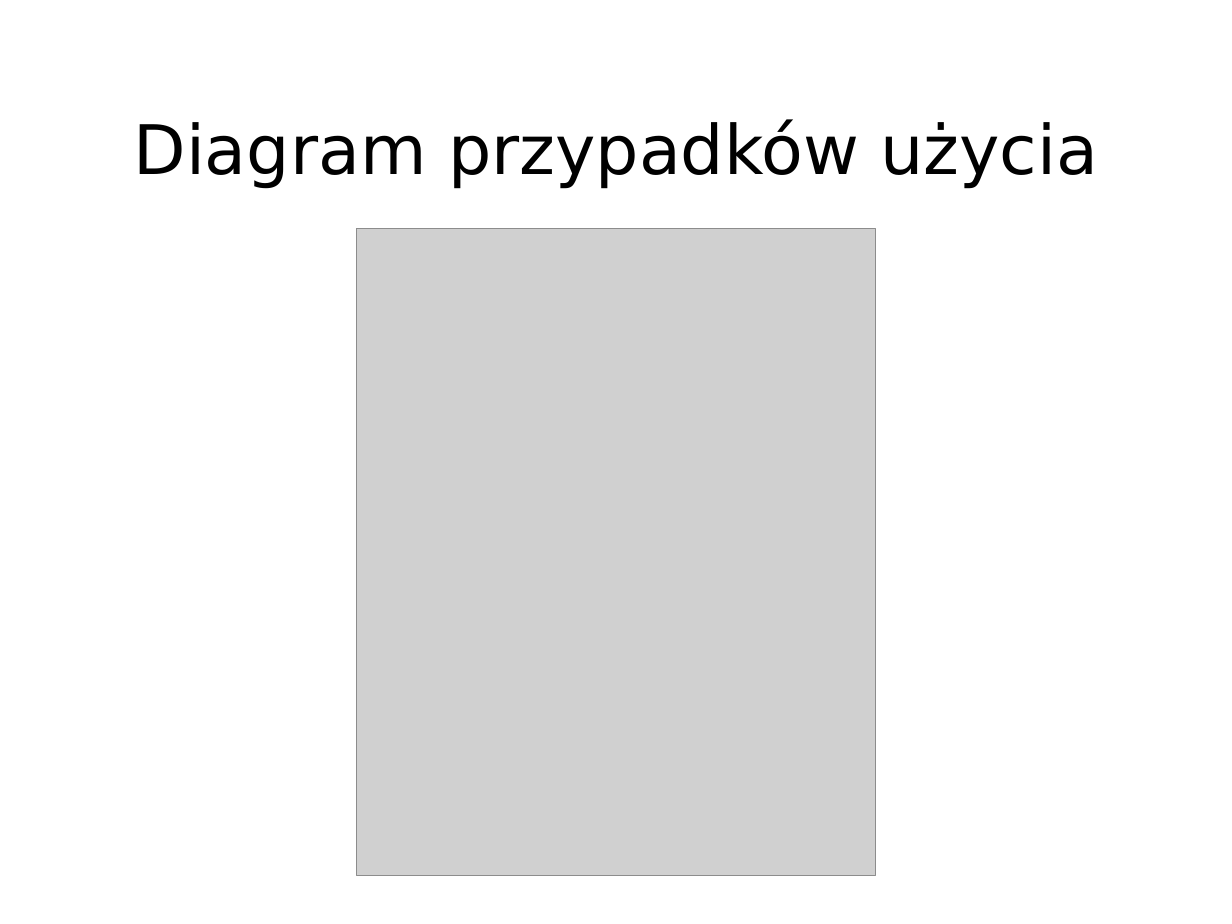
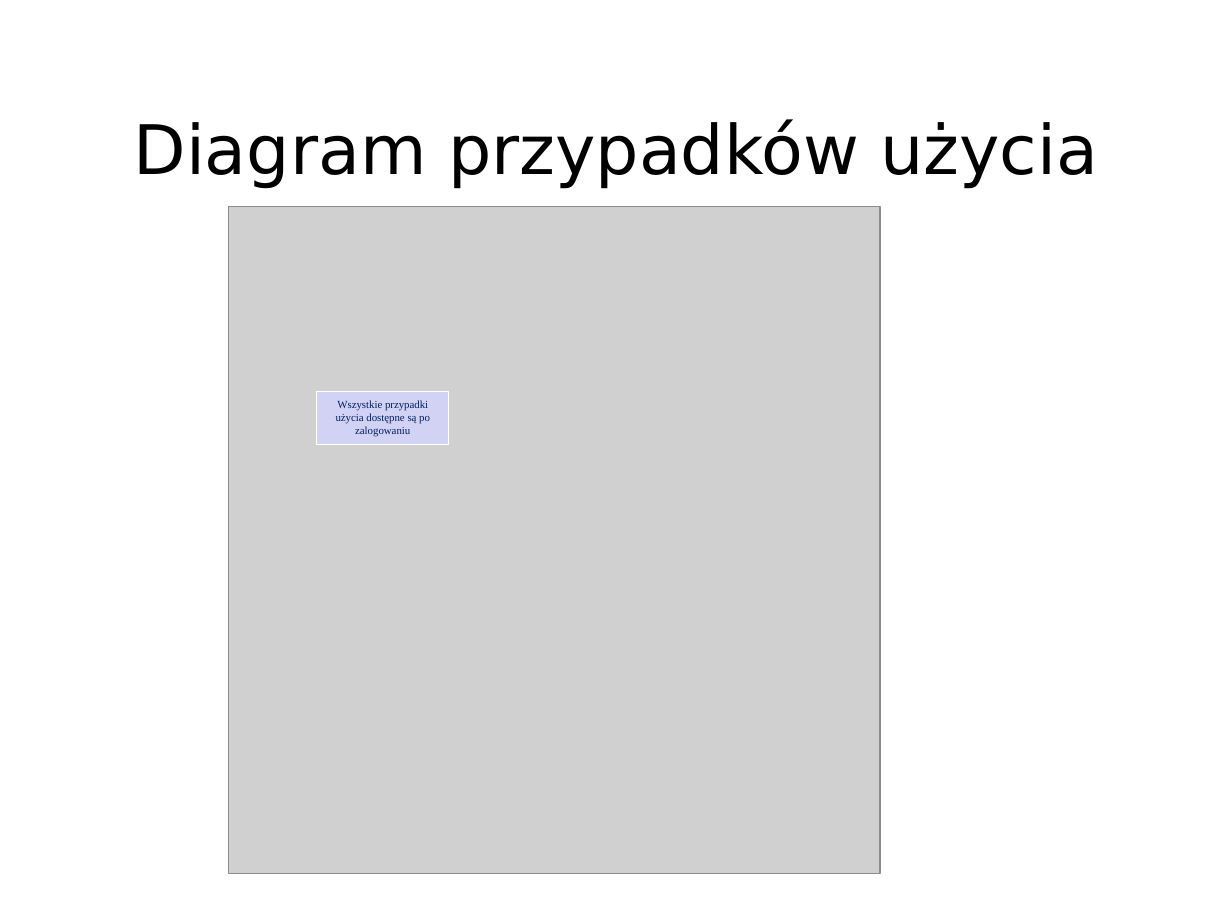
Before and after one commit to Informatyka-Stosowana-Chopy/Inzynieria-oprogramowania, a slide deck: slide 6 of front-end/front-end_prez.ppt (slide 7 before the commit). Drawn at 1232x924 pixels with LibreOffice and Linux fonts; fonts in the diff are those of the drawing; grey boxes stand for pictures. Boxes give left, top, right and bottom in pixels: in the first picture for what was removed or moved away, otherwise in the second. Text is boxed around its words. In the diff, an @@ line names an element or a change of style, - is before the commit and + after.

```diff
--- a/front-end/front-end_prez.ppt
+++ b/front-end/front-end_prez.ppt
@@ picture: place and size @@
-picture at (357,229,875,876)
+picture at (229,207,881,874)
@@ rectangle added at (318,391,449,445), fill #D2D2F4, outline #FFFFFF 0.74 pt, 7 pt, text #002060 @@
+Wszystkie przypadki użycia dostępne są po zalogowaniu
```
Also in this commit, not shown: 6 other slides changed, 4 slides added, 5 slides removed.
